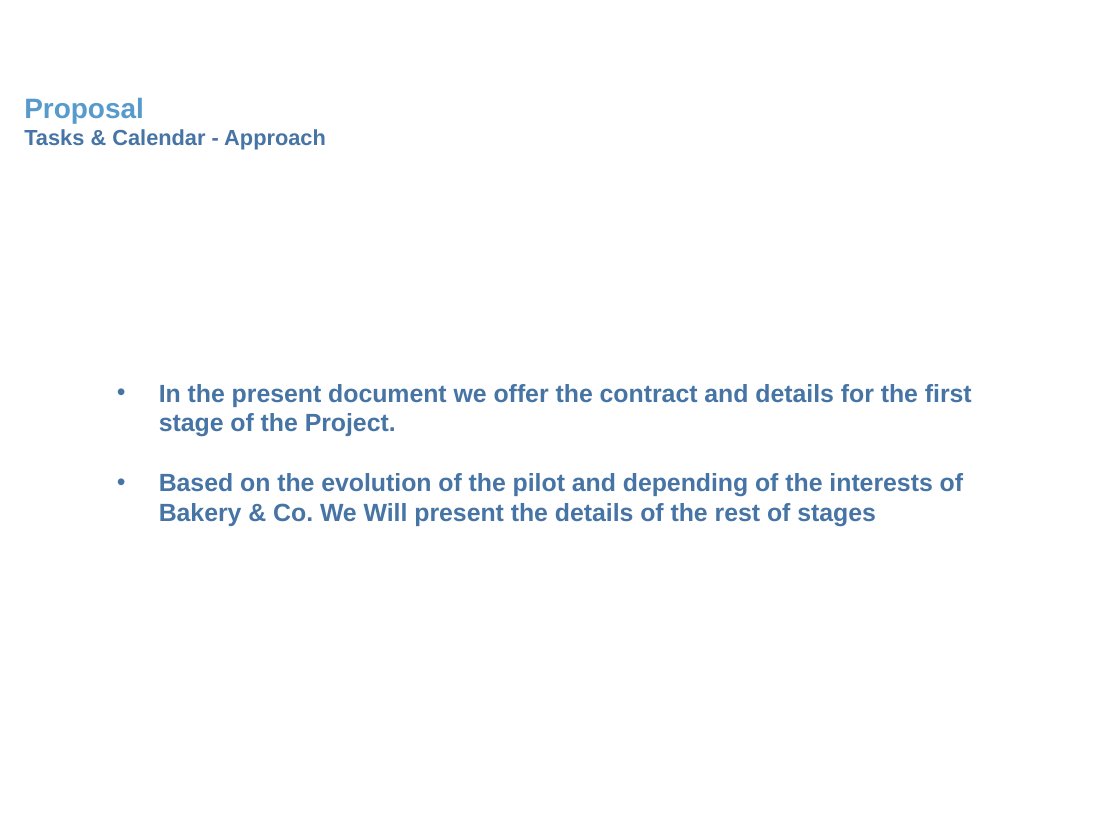
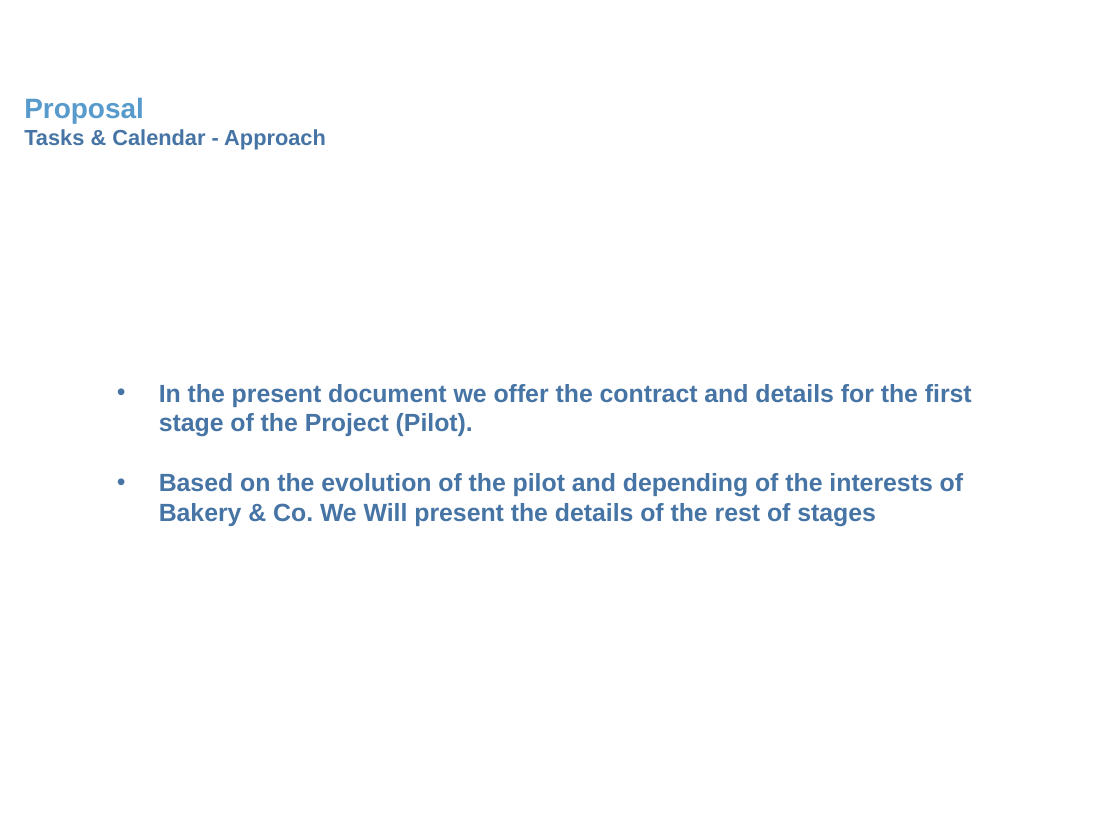
Before and after one commit to DanielMCM/Bakery-Co, a slide deck: slide 11 of 00 Deliverables/Proposal_v2.ppt. Drawn at 1120x840 pixels with LibreOffice and Linux fonts; fonts in the diff are those of the drawing; background and template pictures are left out. Boxes give left, top, right and bottom in pixels: in the first picture for what was removed or moved away, otherwise in the second. Text is boxed around its words. In the diff, an @@ line names an element or a change of style, - is before the commit and + after.

```diff
--- a/00 Deliverables/Proposal_v2.ppt
+++ b/00 Deliverables/Proposal_v2.ppt
@@ text at [159, 384, 972, 437]: text changed @@
-• In the present document we offer the contract and details for the first stage of the Project.
+• In the present document we offer the contract and details for the first stage of the Project (Pilot).
```
Also in this commit, not shown: 7 other slides changed, 1 slide removed, 1 other file.
